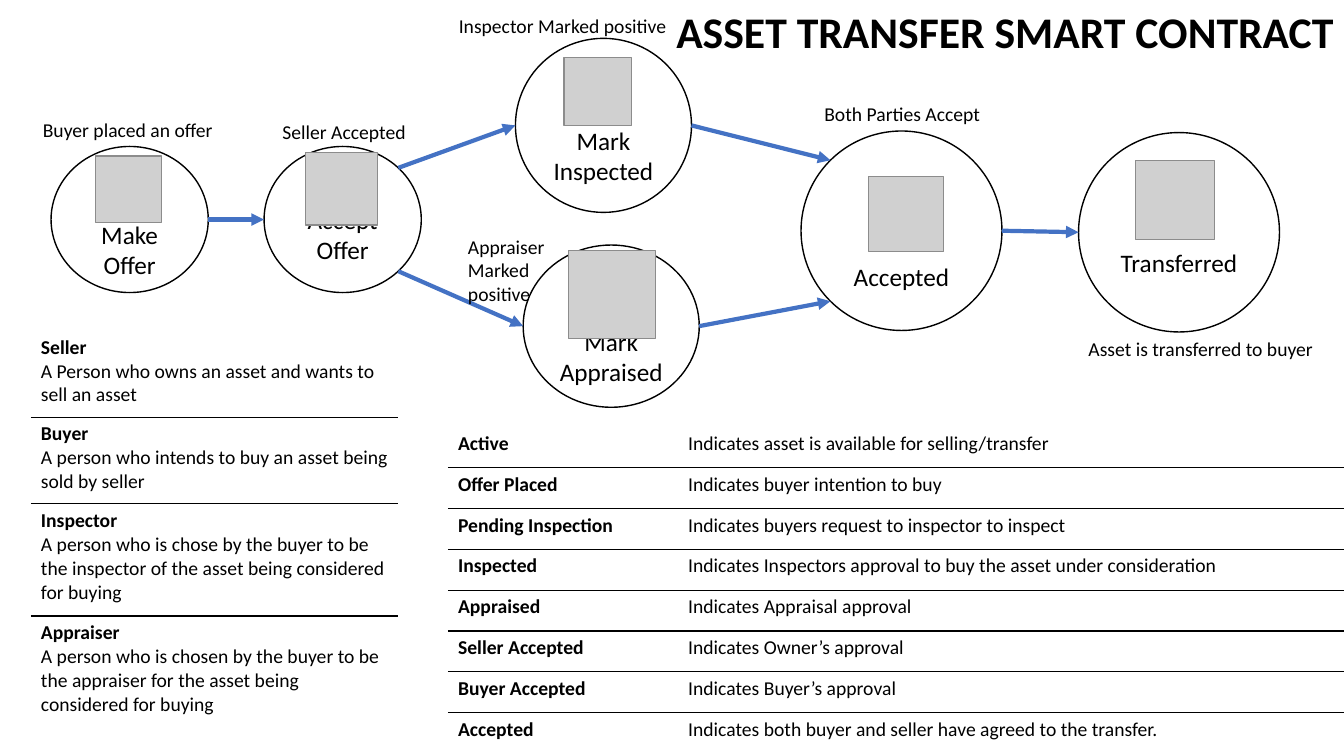
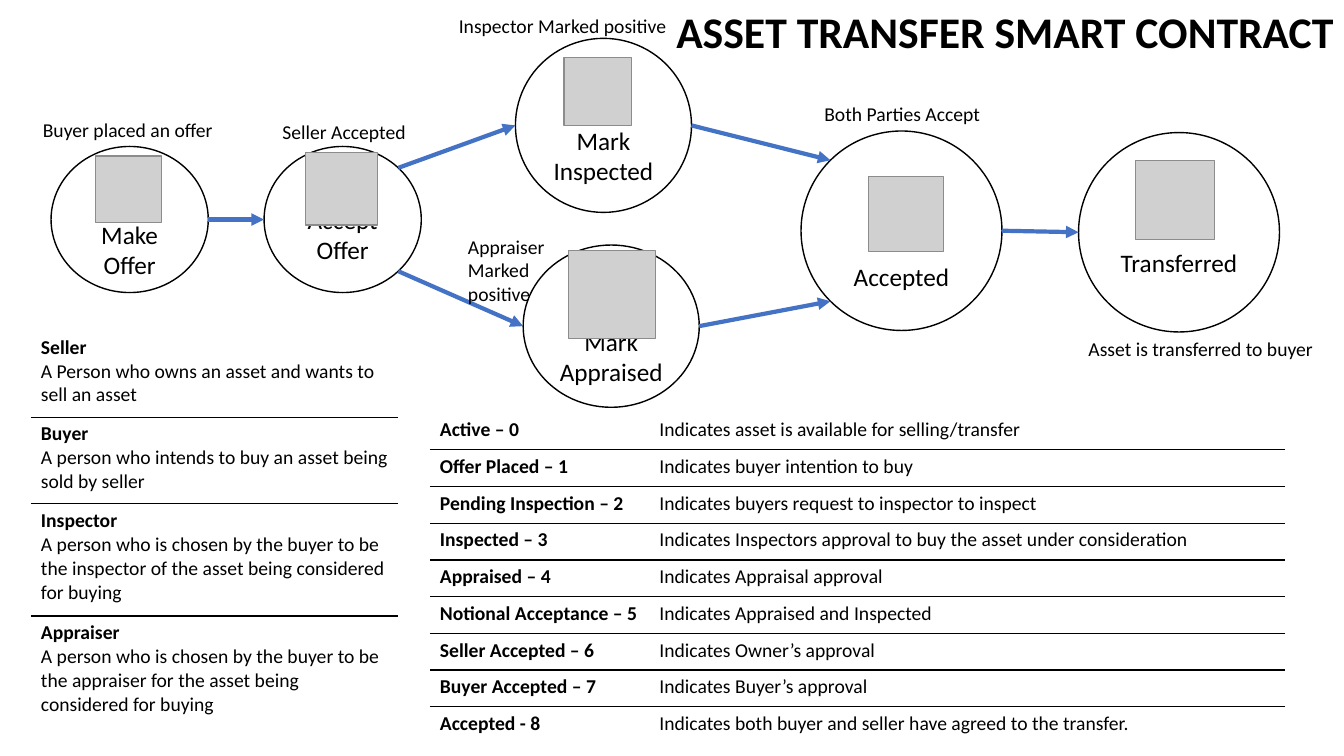
Before and after one commit to aamolgote/codecampnyc2018, a slide deck: slide 15 of PPTX/BAAS.pptx. Drawn at 1344x756 pixels with LibreOffice and Linux fonts; fonts in the diff are those of the drawing; grey boxes stand for pictures; background and template pictures are left out. Boxes give left, top, right and bottom in pixels: in the first picture for what was removed or moved away, otherwise in the second. Text is boxed around its words. In the diff, an @@ line names an element or a change of style, - is before the commit and + after.

Commit message:
Updated PPTX

```diff
--- a/PPTX/BAAS.pptx
+++ b/PPTX/BAAS.pptx
@@ table at (x1=31, y1=331, x2=399, y2=728) @@
-row 3, column 1: Inspector / A person who is chose by the buyer to be the inspector of the asset being considered for buying
+row 3, column 1: Inspector / A person who is chosen by the buyer to be the inspector of the asset being considered for buying
@@ table at (x1=430, y1=413, x2=1285, y2=744) @@
-row 1: Active | Indicates asset is available for selling/transfer
-row 2: Offer Placed | Indicates buyer intention to buy
-row 3: Pending Inspection | Indicates buyers request to inspector to inspect
-row 4: Inspected | Indicates Inspectors approval to buy the asset under consideration
-row 5: Appraised | Indicates Appraisal approval
-row 6: Seller Accepted | Indicates Owner’s approval
-row 7: Buyer Accepted | Indicates Buyer’s approval
-row 8: Accepted | Indicates both buyer and seller have agreed to the transfer.
+row 1: Active – 0 | Indicates asset is available for selling/transfer
+row 2: Offer Placed – 1 | Indicates buyer intention to buy
+row 3: Pending Inspection – 2 | Indicates buyers request to inspector to inspect
+row 4: Inspected – 3 | Indicates Inspectors approval to buy the asset under consideration
+row 5: Appraised – 4 | Indicates Appraisal approval
+row 6: Notional Acceptance – 5 | Indicates Appraised and Inspected
+row 7: Seller Accepted – 6 | Indicates Owner’s approval
+row 8: Buyer Accepted – 7 | Indicates Buyer’s approval
+row 9: Accepted - 8 | Indicates both buyer and seller have agreed to the transfer.
@@ table resized from (x1=448, y1=426, x2=1344, y2=753) to (x1=430, y1=413, x2=1285, y2=744) @@
```
Also in this commit, not shown: 6 other slides changed.
